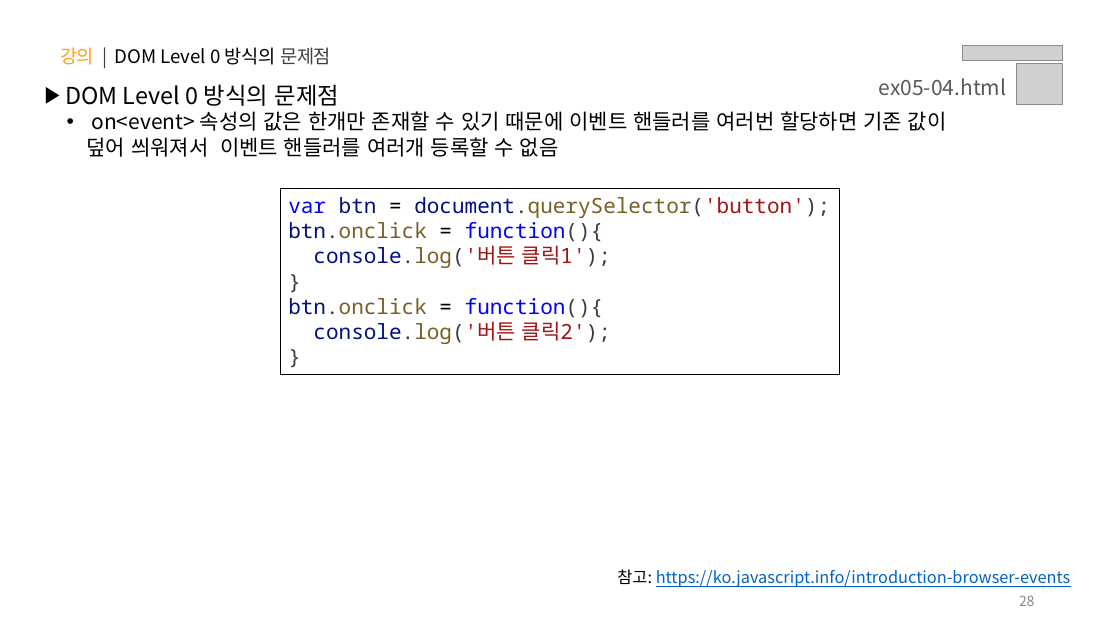
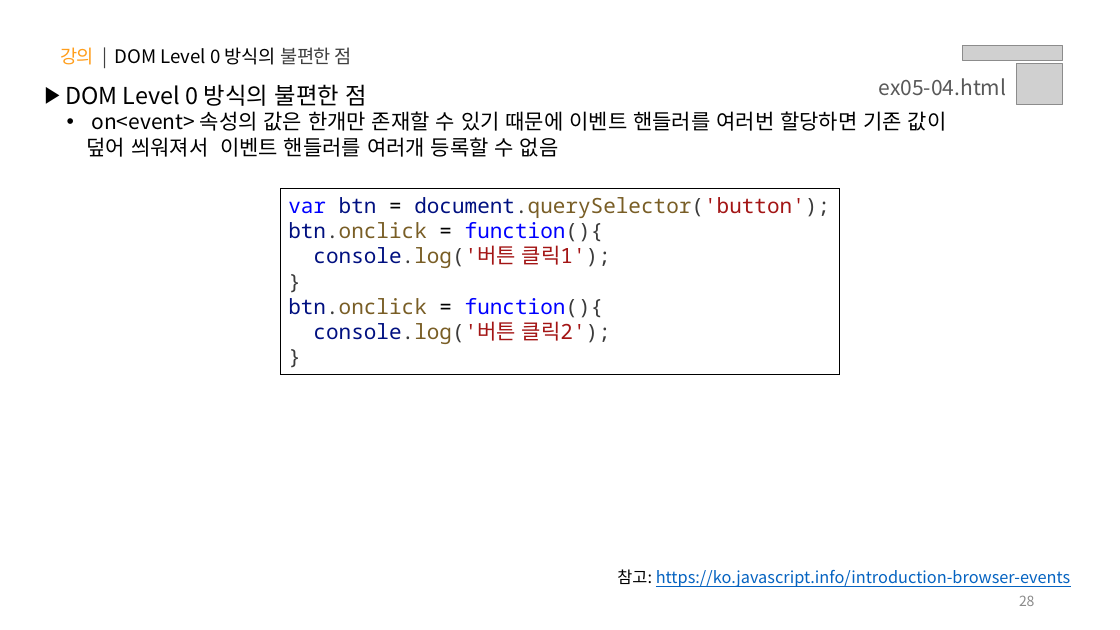
Before and after one commit to yebin-jeong/learn-js, a slide deck: slide 28 of PPT/05.자바스크립트 - 클라이언트 사이드(Event, DOM, Ajax, Web APIs).pptx. Drawn at 1120x630 pixels with LibreOffice and Linux fonts; fonts in the diff are those of the drawing; grey boxes stand for pictures. Boxes give left, top, right and bottom in pixels: in the first picture for what was removed or moved away, otherwise in the second. Text is boxed around its words. In the diff, an @@ line names an element or a change of style, - is before the commit and + after.

```diff
--- a/PPT/05.자바스크립트 - 클라이언트 사이드(Event, DOM, Ajax, Web APIs).pptx
+++ b/PPT/05.자바스크립트 - 클라이언트 사이드(Event, DOM, Ajax, Web APIs).pptx
@@ text at <box>60,47,351,65</box>: text changed @@
-강의 | DOM Level 0 방식의 문제점
+강의 | DOM Level 0 방식의 불편한 점
@@ text at <box>65,84,367,106</box>: text changed @@
-▶ DOM Level 0 방식의 문제점
+▶ DOM Level 0 방식의 불편한 점
```
Also in this commit, not shown: 4 other slides changed, 2 other files.
